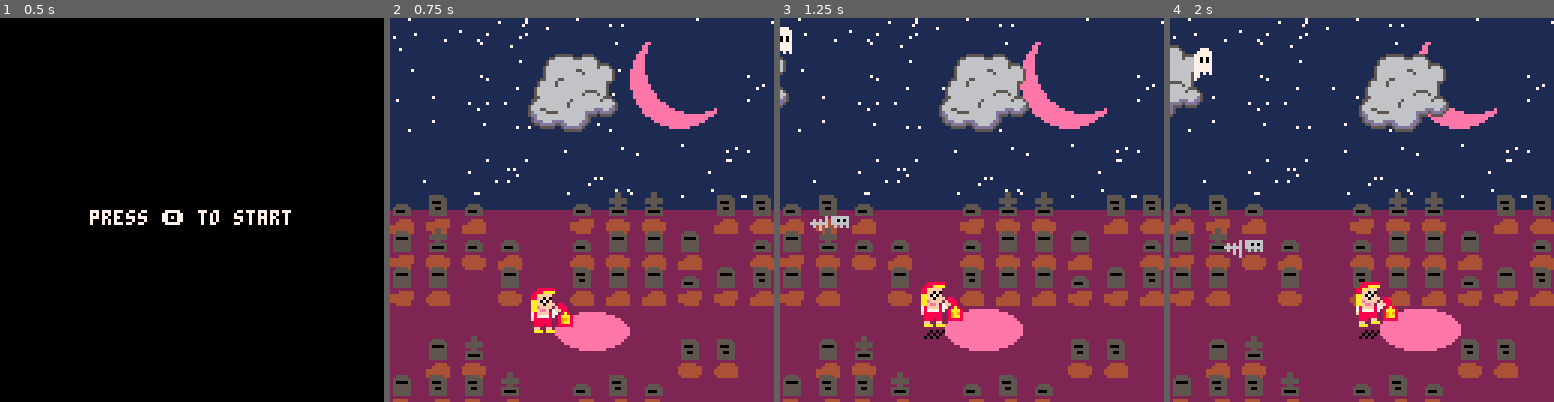
Above: before the commit, frames 1-4 (left to right).
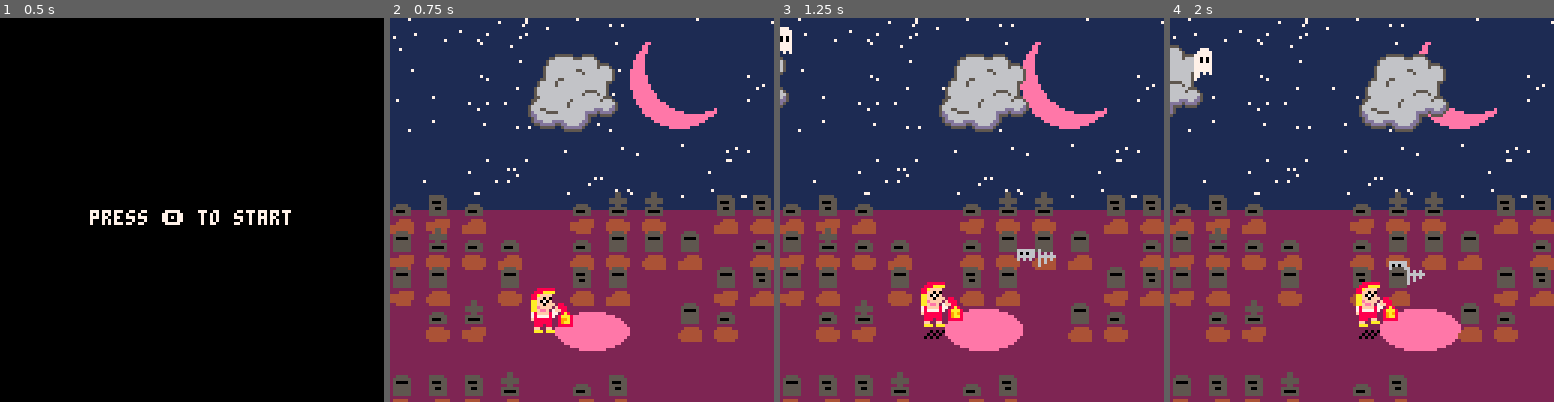
Above: after the commit, the same moments.

Repository: cmoles/ghost-hunter
Game: PICO-8 cartridge ghost_hunter.p8
The game is run twice, just before and just after one commit, with the same random seed, the same clock (stepped at 60 frames per second) and the same inputs.
Inputs:
- Up to frame 1 (0.5 s): tap X (X key) at 0.33 s
- Up to frame 2 (0.75 s): tap O (Z key) at 0.7 s
- Up to frame 3 (1.25 s): tap X (X key) at 1.07 s
- Up to frame 4 (2 s): hold Right from 1.6 s (still down); tap O (Z key) at 1.7 s; tap X (X key) at 1.85 s

Frame 1 is identical in both runs. In frame 2, 4.1% of the frame differs, in the area x 9-91%, y 64-100%; in frame 3, 4.6%, in the area x 7-91%, y 51-100%; in frame 4, 4.6%.

Commit message:
tweak graves

Diff:
--- a/ghost_hunter.p8
+++ b/ghost_hunter.p8
@@ -851,8 +851,8 @@
 			local y=50+12*k*scalar
 			local f=rnd({10,11,12,13})
 			local d=rnd({26,27,28,29})
-			if j==4 or k==3 then
-			elseif rnd(1)<0.2 then
+			if on_path(j,k) then
+			elseif rnd(1)<0.3 then
 			else
 				add(self.graves,{
 					f=f,
@@ -947,6 +947,22 @@
 	end
 
 	return self
+end
+
+path_cols={4}
+path_rows={3}
+function on_path(j,k)
+	for x in all(path_cols) do
+		if j==x then
+			return true
+		end
+	end
+	for x in all(path_cols) do
+		if k==x then
+			return true
+		end
+	end
+	return false
 end
 
 function update_grave(g)
